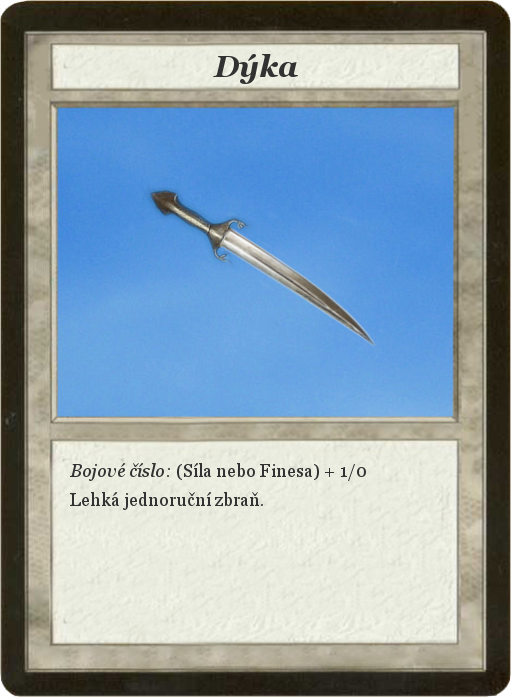
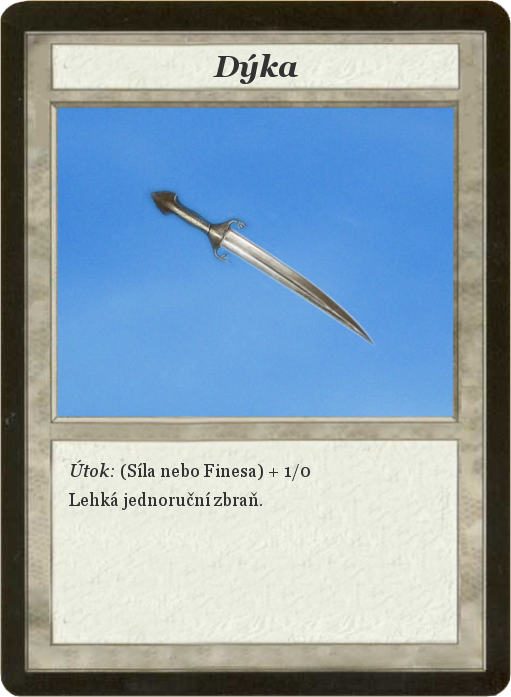
Revision of a layered 511px x 697px image; what changed, layer by layer:
renamed "Bojové číslo: (Síla nebo Fines..." to "Útok: (Síla nebo Finesa) + 1/0...", painted on it over [69, 460, 366, 510]
